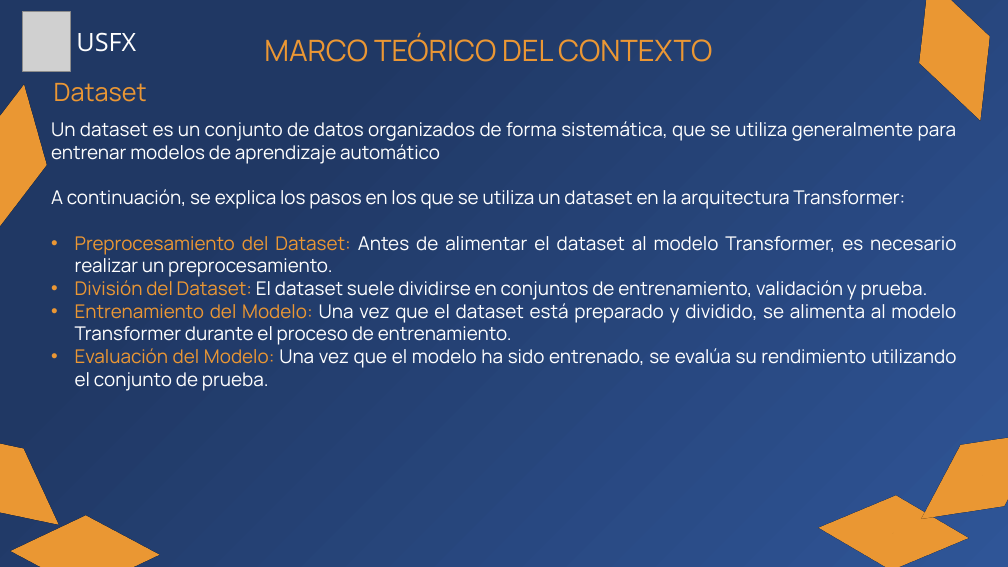
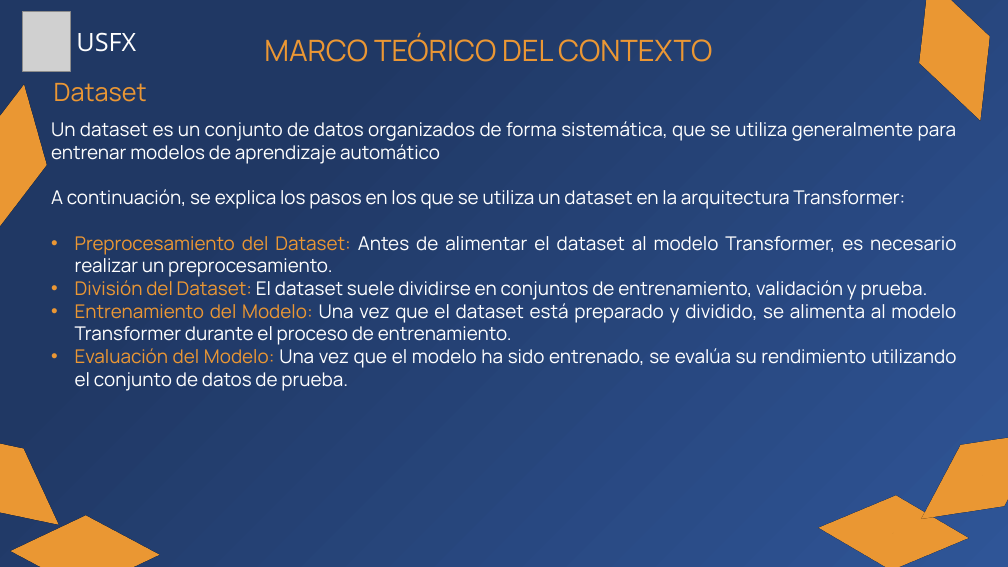
Before and after one commit to Zelechos/Generador-Css, a slide deck: slide 30 of documents/Presentación de Perfil - Modelo Generador CSS.pptx. Drawn at 1008x567 pixels with LibreOffice and Linux fonts; fonts in the diff are those of the drawing; grey boxes stand for pictures. Boxes give left, top, right and bottom in pixels: in the first picture for what was removed or moved away, otherwise in the second. Text is boxed around its words. In the diff, an @@ line names an element or a change of style, - is before the commit and + after.

```diff
--- a/documents/Presentación de Perfil - Modelo Generador CSS.pptx
+++ b/documents/Presentación de Perfil - Modelo Generador CSS.pptx
@@ text at (x1=75, y1=348, x2=956, y2=391): text changed @@
-• Evaluación del Modelo: Una vez que el modelo ha sido entrenado, se evalúa su rendimiento utilizando el conjunto de prueba.
+• Evaluación del Modelo: Una vez que el modelo ha sido entrenado, se evalúa su rendimiento utilizando el conjunto de datos de prueba.
```
Also in this commit, not shown: 8 other slides changed, 1 slide added.
